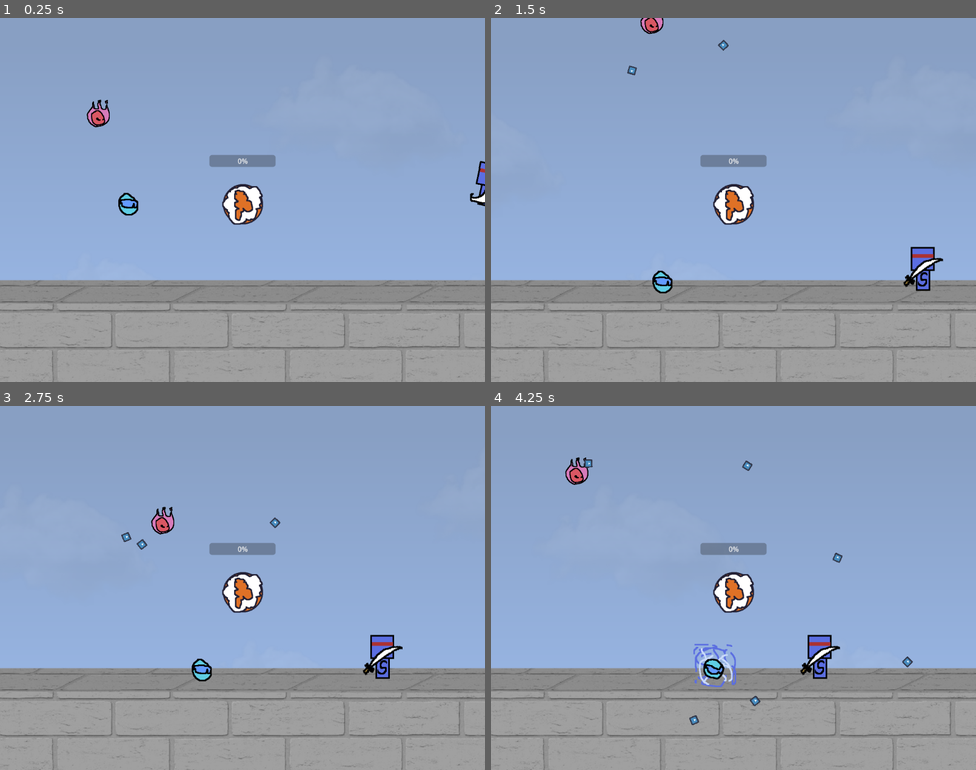
Above: before the commit, frames 1-4 (two rows, left to right).
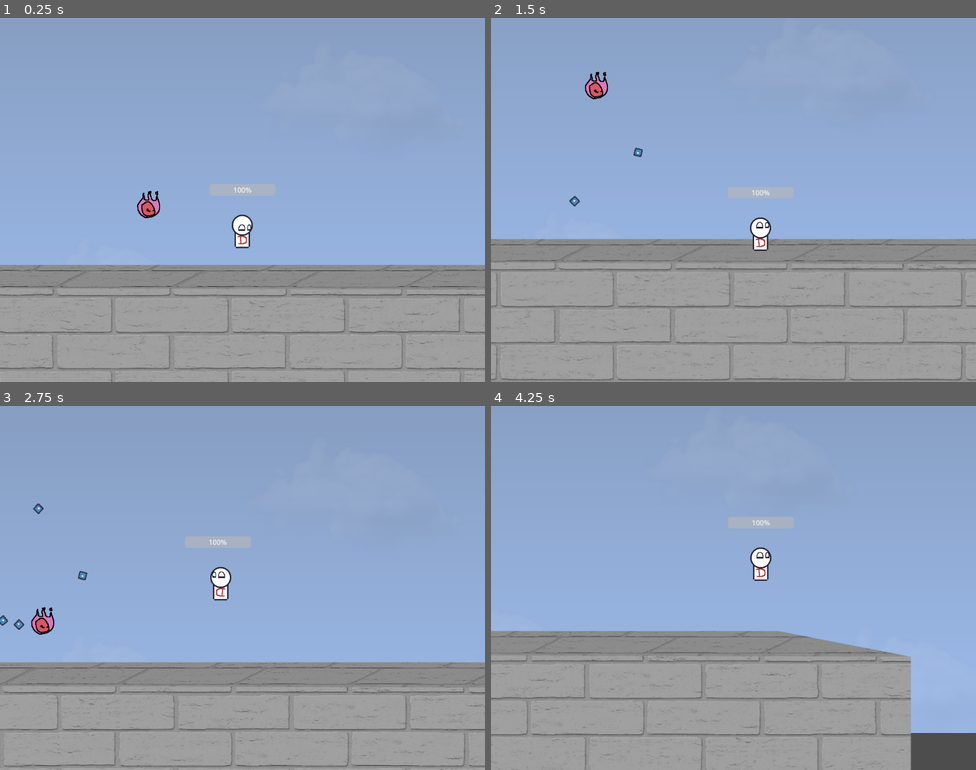
Above: after the commit, the same moments.

Repository: ManikomTMNT/DaysToGetEven
Game: Godot game, scene res://scene/main.tscn
Two runs of this game, one before a commit and one after it. Both use one fixed random seed, a clock stepped at 60 frames per second and the inputs below. The engine's default icon, where the game draws it, is replaced by a stand-in: a white triangle on a blue panel in a dark square.
Inputs:
- Up to frame 1 (0.25 s): no input
- Up to frame 2 (1.5 s): hold D (right) from 0.53 s (still down); tap K (atk) at 0.6 s; tap J (jump) at 0.77, 0.8, 1.07, 1.35 s
- Up to frame 3 (2.75 s): tap J (jump) at 1.52, 1.82, 2.3 s; tap K (atk) at 1.55, 2.1 s; release D (right) at 2.03 s; hold A (left) from 2.03 s (still down)
- Up to frame 4 (4.25 s): release A (left) at 2.78 s; hold D (right) from 2.78 s (still down); tap L (dash) at 2.85 s; tap J (jump) at 3.02, 3.32, 3.77, 3.8, 4.07 s; tap K (atk) at 3.05, 3.6 s

The runs differ from the first frame. In frame 1, 9.9% of the frame differs, in the area x 0-100%, y 22-100%; in frame 2, 18%, in the area x 0-100%, y 0-100%; in frame 3, 8.0%; in frame 4, 16%.
Error before the commit: Parse Error: Expected ":" after "elif" condition. (res://scripts/player.gd:167)

Commit message:
ceofiuwj

Diff:
--- a/scene/EnemyBullet.tscn
+++ b/scene/EnemyBullet.tscn
@@ -9,10 +9,18 @@
 [node name="EnemyBullet" type="Area2D" unique_id=201678228]
 script = ExtResource("1_3gxro")
 
-[node name="CollisionShape2D" type="CollisionShape2D" parent="." unique_id=300474611]
-scale = Vector2(5.0459733, 5.0459733)
+[node name="CollisionShape2D" type="CollisionShape2D" parent="." unique_id=742767358]
+scale = Vector2(5.796608, 5.796608)
 shape = SubResource("RectangleShape2D_qdfsg")
 
 [node name="Icon" type="Sprite2D" parent="." unique_id=1923291146]
 scale = Vector2(0.14336218, 0.14336218)
 texture = ExtResource("1_r5o57")
+
+[node name="Area2D" type="Area2D" parent="." unique_id=513114139]
+
+[node name="CollisionShape2D" type="CollisionShape2D" parent="Area2D" unique_id=300474611]
+scale = Vector2(5.0459733, 5.0459733)
+shape = SubResource("RectangleShape2D_qdfsg")
+
+[connection signal="body_entered" from="Area2D" to="." method="_on_area_2d_body_entered"]
--- /dev/null
+++ b/scene/StartScreen.tscn
@@ -0,0 +1,22 @@
+[gd_scene format=3 uid="uid://d4jcbnp5tx5vg"]
+
+[ext_resource type="Script" uid="uid://cgjr5vu0c6m75" path="res://scripts/StartScreen.gd" id="1_yh430"]
+
+[node name="StartScreen" type="Control" unique_id=332482430]
+layout_mode = 3
+anchors_preset = 15
+anchor_right = 1.0
+anchor_bottom = 1.0
+grow_horizontal = 2
+grow_vertical = 2
+script = ExtResource("1_yh430")
+
+[node name="Button" type="Button" parent="." unique_id=936271570]
+layout_mode = 0
+offset_left = 377.0
+offset_top = 644.0
+offset_right = 710.0
+offset_bottom = 725.0
+text = "Start Game"
+
+[connection signal="pressed" from="Button" to="." method="_on_button_pressed"]
--- /dev/null
+++ b/scene/TheEvener.tscn
@@ -0,0 +1,114 @@
+[gd_scene format=3 uid="uid://b8vvncj6jj2kt"]
+
+[ext_resource type="Script" uid="uid://djprghsij3dgn" path="res://scripts/TheEvener.gd" id="1_08ta4"]
+[ext_resource type="Texture2D" uid="uid://runrt77eeccn" path="res://sprites/Enemies-Sheet.png" id="2_08ta4"]
+[ext_resource type="Texture2D" uid="uid://cixlpk5rn4h5j" path="res://sprites/Evener-Sheet.png" id="2_xd2e7"]
+[ext_resource type="Script" uid="uid://26uhv8cvnawu" path="res://scripts/EnemyAtkHit.gd" id="3_xd2e7"]
+
+[sub_resource type="AtlasTexture" id="AtlasTexture_frcpm"]
+atlas = ExtResource("2_xd2e7")
+region = Rect2(0, 0, 128, 128)
+
+[sub_resource type="AtlasTexture" id="AtlasTexture_gnu3l"]
+atlas = ExtResource("2_xd2e7")
+region = Rect2(128, 0, 128, 128)
+
+[sub_resource type="AtlasTexture" id="AtlasTexture_lc2r0"]
+atlas = ExtResource("2_xd2e7")
+region = Rect2(256, 0, 128, 128)
+
+[sub_resource type="AtlasTexture" id="AtlasTexture_gnhvr"]
+atlas = ExtResource("2_xd2e7")
+region = Rect2(384, 0, 128, 128)
+
+[sub_resource type="AtlasTexture" id="AtlasTexture_kl2j7"]
+atlas = ExtResource("2_xd2e7")
+region = Rect2(512, 0, 128, 128)
+
+[sub_resource type="AtlasTexture" id="AtlasTexture_6n8ju"]
+atlas = ExtResource("2_xd2e7")
+region = Rect2(640, 0, 128, 128)
+
+[sub_resource type="AtlasTexture" id="AtlasTexture_phbf6"]
+atlas = ExtResource("2_xd2e7")
+region = Rect2(768, 0, 128, 128)
+
+[sub_resource type="AtlasTexture" id="AtlasTexture_mtg0f"]
+atlas = ExtResource("2_08ta4")
+region = Rect2(1125, 0, 125, 125)
+
+[sub_resource type="AtlasTexture" id="AtlasTexture_n7alw"]
+atlas = ExtResource("2_08ta4")
+region = Rect2(1250, 0, 125, 125)
+
+[sub_resource type="SpriteFrames" id="SpriteFrames_qdfsg"]
+animations = [{
+"frames": [{
+"duration": 1.0,
+"texture": SubResource("AtlasTexture_frcpm")
+}, {
+"duration": 1.0,
+"texture": SubResource("AtlasTexture_gnu3l")
+}, {
+"duration": 1.0,
+"texture": SubResource("AtlasTexture_lc2r0")
+}, {
+"duration": 1.0,
+"texture": SubResource("AtlasTexture_gnhvr")
+}, {
+"duration": 1.0,
+"texture": SubResource("AtlasTexture_kl2j7")
+}, {
+"duration": 1.0,
+"texture": SubResource("AtlasTexture_6n8ju")
+}, {
+"duration": 1.0,
+"texture": SubResource("AtlasTexture_phbf6")
+}],
+"loop": 1,
+"name": &"default",
+"speed": 8.0
+}, {
+"frames": [{
+"duration": 1.0,
+"texture": SubResource("AtlasTexture_mtg0f")
+}, {
+"duration": 1.0,
+"texture": SubResource("AtlasTexture_n7alw")
+}],
+"loop": 1,
+"name": &"shock",
+"speed": 9.0
+}]
+
+[sub_resource type="RectangleShape2D" id="RectangleShape2D_x2ouf"]
+size = Vector2(59, 106)
+
+[sub_resource type="CircleShape2D" id="CircleShape2D_bccfb"]
+radius = 15.757814
+
+[node name="The Evener" type="CharacterBody2D" unique_id=1787358943 groups=["Enemy"]]
+script = ExtResource("1_08ta4")
+
+[node name="AnimatedSprite2D" type="AnimatedSprite2D" parent="." unique_id=1843714916]
+position = Vector2(2, -12)
+scale = Vector2(1.09375, 1.09375)
+sprite_frames = SubResource("SpriteFrames_qdfsg")
+frame = 1
+frame_progress = 0.31069136
+
+[node name="CollisionShape2D" type="CollisionShape2D" parent="." unique_id=601886129]
+position = Vector2(-6.5, -15)
+shape = SubResource("RectangleShape2D_x2ouf")
+
+[node name="AtkArea" type="Area2D" parent="." unique_id=988670838]
+position = Vector2(3.8146973e-06, -1.1920929e-07)
+scale = Vector2(3.998626, 3.636487)
+script = ExtResource("3_xd2e7")
+atkrate = 17
+sort = "shock"
+
+[node name="F" type="CollisionShape2D" parent="AtkArea" unique_id=395228510]
+position = Vector2(-0.5001717, -3.0248983)
+scale = Vector2(0.8851088, 0.9999999)
+shape = SubResource("CircleShape2D_bccfb")
--- a/scene/main.tscn
+++ b/scene/main.tscn
@@ -4,8 +4,6 @@
 [ext_resource type="PackedScene" uid="uid://byjybywmvd8xd" path="res://scene/player.tscn" id="1_itxqv"]
 [ext_resource type="PackedScene" uid="uid://upsvndihhqsd" path="res://scene/Fire Enemy.tscn" id="3_wp4xf"]
 [ext_resource type="Texture2D" uid="uid://c5t7dk4xudn7t" path="res://sprites/platform.png" id="4_0ha60"]
-[ext_resource type="PackedScene" uid="uid://d2vn6ji64nbwe" path="res://scene/Shock Enemy.tscn" id="4_brvut"]
-[ext_resource type="PackedScene" uid="uid://bi52s623cn10q" path="res://scene/Sword Enemy.tscn" id="5_0ha60"]
 
 [sub_resource type="RectangleShape2D" id="RectangleShape2D_v0l8b"]
 size = Vector2(2402, 278)
@@ -37,11 +35,5 @@
 [node name="Player" parent="." unique_id=929837633 instance=ExtResource("1_itxqv")]
 position = Vector2(-720, 441)
 
-[node name="Shock Enemy" parent="." unique_id=1912082123 instance=ExtResource("4_brvut")]
-position = Vector2(-1004, 423)
-
-[node name="Sworder" parent="." unique_id=1787358943 instance=ExtResource("5_0ha60")]
-position = Vector2(-147, 409)
-
-[node name="Fire Enemy" parent="." unique_id=1163022338 instance=ExtResource("3_wp4xf")]
-position = Vector2(-1075, 160)
+[node name="Fire Enemy" parent="." unique_id=1787358943 instance=ExtResource("3_wp4xf")]
+position = Vector2(-961, 401)
--- a/scene/player.tscn
+++ b/scene/player.tscn
@@ -4,12 +4,13 @@
 [ext_resource type="Texture2D" uid="uid://d35ceffx4g8le" path="res://icon.svg" id="2_fvtld"]
 [ext_resource type="Script" uid="uid://bixp7320tui7y" path="res://scripts/PlayerAtkHit.gd" id="3_fvtld"]
 [ext_resource type="Texture2D" uid="uid://3nw0n4anc5bd" path="res://sprites/Day-Sheet.png" id="4_ct4mp"]
+[ext_resource type="Texture2D" uid="uid://bb2bkfptiyjvp" path="res://sprites/dude.png" id="5_s4jxa"]
 
 [sub_resource type="RectangleShape2D" id="RectangleShape2D_wpdt7"]
-size = Vector2(129, 128)
+size = Vector2(65.99338, 116.98826)
 
 [sub_resource type="RectangleShape2D" id="RectangleShape2D_ddnp7"]
-size = Vector2(67, 75)
+size = Vector2(92.5, 75)
 
 [sub_resource type="AtlasTexture" id="AtlasTexture_s4jxa"]
 atlas = ExtResource("4_ct4mp")
@@ -157,7 +158,7 @@
 "duration": 1.0,
 "texture": SubResource("AtlasTexture_k8m7u")
 }],
-"loop": 1,
+"loop": 0,
 "name": &"explode",
 "speed": 12.0
 }, {
@@ -211,6 +212,118 @@
 "speed": 5.0
 }]
 
+[sub_resource type="AtlasTexture" id="AtlasTexture_qucqc"]
+atlas = ExtResource("5_s4jxa")
+region = Rect2(2048, 0, 256, 128)
+
+[sub_resource type="AtlasTexture" id="AtlasTexture_xsw3c"]
+atlas = ExtResource("5_s4jxa")
+region = Rect2(2304, 0, 256, 128)
+
+[sub_resource type="AtlasTexture" id="AtlasTexture_l1uwf"]
+atlas = ExtResource("5_s4jxa")
+region = Rect2(2560, 0, 256, 128)
+
+[sub_resource type="AtlasTexture" id="AtlasTexture_8ie14"]
+atlas = ExtResource("5_s4jxa")
+region = Rect2(2816, 0, 256, 128)
+
+[sub_resource type="AtlasTexture" id="AtlasTexture_pk8el"]
+atlas = ExtResource("5_s4jxa")
+region = Rect2(1792, 0, 256, 128)
+
+[sub_resource type="AtlasTexture" id="AtlasTexture_3vgh4"]
+atlas = ExtResource("5_s4jxa")
+region = Rect2(0, 0, 256, 128)
+
+[sub_resource type="AtlasTexture" id="AtlasTexture_h3knh"]
+atlas = ExtResource("5_s4jxa")
+region = Rect2(256, 0, 256, 128)
+
+[sub_resource type="AtlasTexture" id="AtlasTexture_n3008"]
+atlas = ExtResource("5_s4jxa")
+region = Rect2(1536, 0, 256, 128)
+
+[sub_resource type="AtlasTexture" id="AtlasTexture_wpsxb"]
+atlas = ExtResource("5_s4jxa")
+region = Rect2(512, 0, 256, 128)
+
+[sub_resource type="AtlasTexture" id="AtlasTexture_rt08c"]
+atlas = ExtResource("5_s4jxa")
+region = Rect2(768, 0, 256, 128)
+
+[sub_resource type="AtlasTexture" id="AtlasTexture_6vs06"]
+atlas = ExtResource("5_s4jxa")
+region = Rect2(1024, 0, 256, 128)
+
+[sub_resource type="AtlasTexture" id="AtlasTexture_4uieu"]
+atlas = ExtResource("5_s4jxa")
+region = Rect2(1280, 0, 256, 128)
+
+[sub_resource type="SpriteFrames" id="SpriteFrames_ct4mp"]
+animations = [{
+"frames": [{
+"duration": 1.0,
+"texture": SubResource("AtlasTexture_qucqc")
+}, {
+"duration": 1.0,
+"texture": SubResource("AtlasTexture_xsw3c")
+}, {
+"duration": 1.0,
+"texture": SubResource("AtlasTexture_l1uwf")
+}, {
+"duration": 1.0,
+"texture": SubResource("AtlasTexture_8ie14")
+}],
+"loop": 1,
+"name": &"attack",
+"speed": 12.0
+}, {
+"frames": [{
+"duration": 1.0,
+"texture": SubResource("AtlasTexture_pk8el")
+}],
+"loop": 1,
+"name": &"fall",
+"speed": 5.0
+}, {
+"frames": [{
+"duration": 1.0,
+"texture": SubResource("AtlasTexture_3vgh4")
+}, {
+"duration": 1.0,
+"texture": SubResource("AtlasTexture_h3knh")
+}],
+"loop": 1,
+"name": &"idle",
+"speed": 2.0
+}, {
+"frames": [{
+"duration": 1.0,
+"texture": SubResource("AtlasTexture_n3008")
+}],
+"loop": 1,
+"name": &"jump",
+"speed": 5.0
+}, {
+"frames": [{
+"duration": 1.0,
+"texture": SubResource("AtlasTexture_wpsxb")
+}, {
+"duration": 1.0,
+"texture": SubResource("AtlasTexture_rt08c")
+}, {
+"duration": 1.0,
+"texture": SubResource("AtlasTexture_6vs06")
+}, {
+"duration": 1.0,
+"texture": SubResource("AtlasTexture_4uieu")
+}],
+"loop": 1,
+"name": &"walk",
+"speed": 10.0
+}]
+
 [sub_resource type="CircleShape2D" id="CircleShape2D_qdfsg"]
 radius = 73.19742
 
@@ -218,7 +331,7 @@
 script = ExtResource("1_hjaqi")
 
 [node name="CollisionShape2D" type="CollisionShape2D" parent="." unique_id=203195456]
-position = Vector2(0.5, 0)
+position = Vector2(-8, -1.3113022e-06)
 scale = Vector2(0.66673356, 0.66673356)
 shape = SubResource("RectangleShape2D_wpdt7")
 
@@ -227,6 +340,7 @@
 script = ExtResource("3_fvtld")
 
 [node name="CollisionShape2D" type="CollisionShape2D" parent="AtkCollisionBox" unique_id=582393859]
+position = Vector2(12.75, 0)
 shape = SubResource("RectangleShape2D_ddnp7")
 
 [node name="AtkIndicator" type="Sprite2D" parent="AtkCollisionBox" unique_id=536815534]
@@ -262,8 +376,14 @@
 scale = Vector2(0.7788358, 0.7788358)
 sprite_frames = SubResource("SpriteFrames_qdfsg")
 animation = &"explode"
-frame = 2
-frame_progress = 0.4235804
+
+[node name="AnimatedSprite2D2" type="AnimatedSprite2D" parent="." unique_id=2127076357]
+visible = false
+position = Vector2(50, -11)
+scale = Vector2(0.8972304, 0.8972304)
+sprite_frames = SubResource("SpriteFrames_ct4mp")
+animation = &"attack"
+frame_progress = 0.91975033
 
 [node name="ExplosionArea" type="Area2D" parent="." unique_id=1737228890]
 position = Vector2(3, 10)
--- a/scripts/Bullet.gd
+++ b/scripts/Bullet.gd
@@ -3,11 +3,7 @@
 @export var speed: float = 300.0
 var direction: Vector2 = Vector2.ZERO
 
-func _physics_process(delta: float) -> void:
-	if direction != Vector2.ZERO:
-		position += direction * speed * delta
-
-func _on_body_entered(body: Node2D) -> void:
+func _on_area_2d_body_entered(body: Node2D) -> void:
 	if body.is_in_group("Player"):
-		print("hey")
-	queue_free()
+		body.ow(sign(0), "firebull")
+		queue_free()
--- /dev/null
+++ b/scripts/StartScreen.gd
@@ -0,0 +1,15 @@
+extends Control
+
+
+# Called when the node enters the scene tree for the first time.
+func _ready() -> void:
+	pass # Replace with function body.
+
+
+# Called every frame. 'delta' is the elapsed time since the previous frame.
+func _process(delta: float) -> void:
+	pass
+
+
+func _on_button_pressed() -> void:
+	get_tree().change_scene_to_file("res://scene/main.tscn");
--- /dev/null
+++ b/scripts/TheEvener.gd
@@ -0,0 +1,50 @@
+extends CharacterBody2D
+
+
+const SPEED = 300.0
+const JUMP_VELOCITY = -400.0
+const ENEMSPD = 100
+
+var hp = 100;
+var gothit = false;
+@export var isjmp = false;
+
+var t = 200;
+
+func ow():
+	gothit = true;
+
+func _ready() -> void:
+	$AtkArea.can_dmg = false;
+	$AnimatedSprite2D.play("default");
+
+func _physics_process(delta: float) -> void:
+	var dir = 0
+
+	if not is_on_floor():
+		velocity += get_gravity() * delta
+
+	if hp < 1:
+		queue_free()
+
+	var player = get_tree().get_first_node_in_group("Player")
+
+	if player:
+		dir = position.direction_to(player.global_position)
+		velocity.x = dir.x * ENEMSPD
+
+	if velocity.x > 0:
+		$AtkArea.position.x = 58;
+	elif velocity.x < 0:
+		$AtkArea.position.x = -58;
+
+	if gothit:
+		hp -= 10
+		gothit = false
+		velocity.x -= 1000*sign(dir.x)
+
+
+	if isjmp and is_on_floor():
+		velocity.y = -100
+
+	move_and_slide()
--- a/scripts/player.gd
+++ b/scripts/player.gd
@@ -15,11 +15,10 @@
 var ghit = false
 var dhit = 0
 var tired = false
-
 var dash_direction = Vector2.ZERO
 var is_dashing = false
 var can_dash = true
-
+var exploding = false
 
 func ow(di, sort):
 	if !tired:
@@ -164,11 +163,25 @@
 	if tired:
 		if enem_typeo == "shock":
 			electric = true;
-		elif enem.typeo == ""
+		if enem_typeo == "firebull":
+			explode();
 
 		tired = false
 		anim.play("idle")
 
+func explode():
+	exploding = true;
+	anim.play("explode")
+
+	await anim.animation_finished
+
+	for enemy in $ExplosionArea.get_overlapping_bodies():
+		if enemy.is_in_group("enemy"):
+			enemy.ow()
+
+	attacking = false
+	exploding = false;
+	anim.play("idle")
 
 func _on_animated_sprite_2d_animation_finished() -> void:
 	if anim.animation == "attack":
Not shown, added: scripts/StartScreen.gd.uid
Not shown, added: scripts/TheEvener.gd.uid
Binary file added: sprites/Evener-Sheet.png
Not shown, added: sprites/Evener-Sheet.png.import
Binary file added: sprites/dude.png
Not shown, added: sprites/dude.png.import
Not shown, added: scene/main.tscn39367552251.tmp
